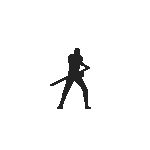
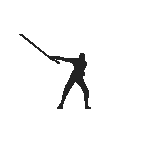
Two versions of the same layered image (150x150). Layer-by-layer changes:
showed "06" over [19,34,90,103]
hid "02", opacity 100% → 20% over [50,48,90,103]
